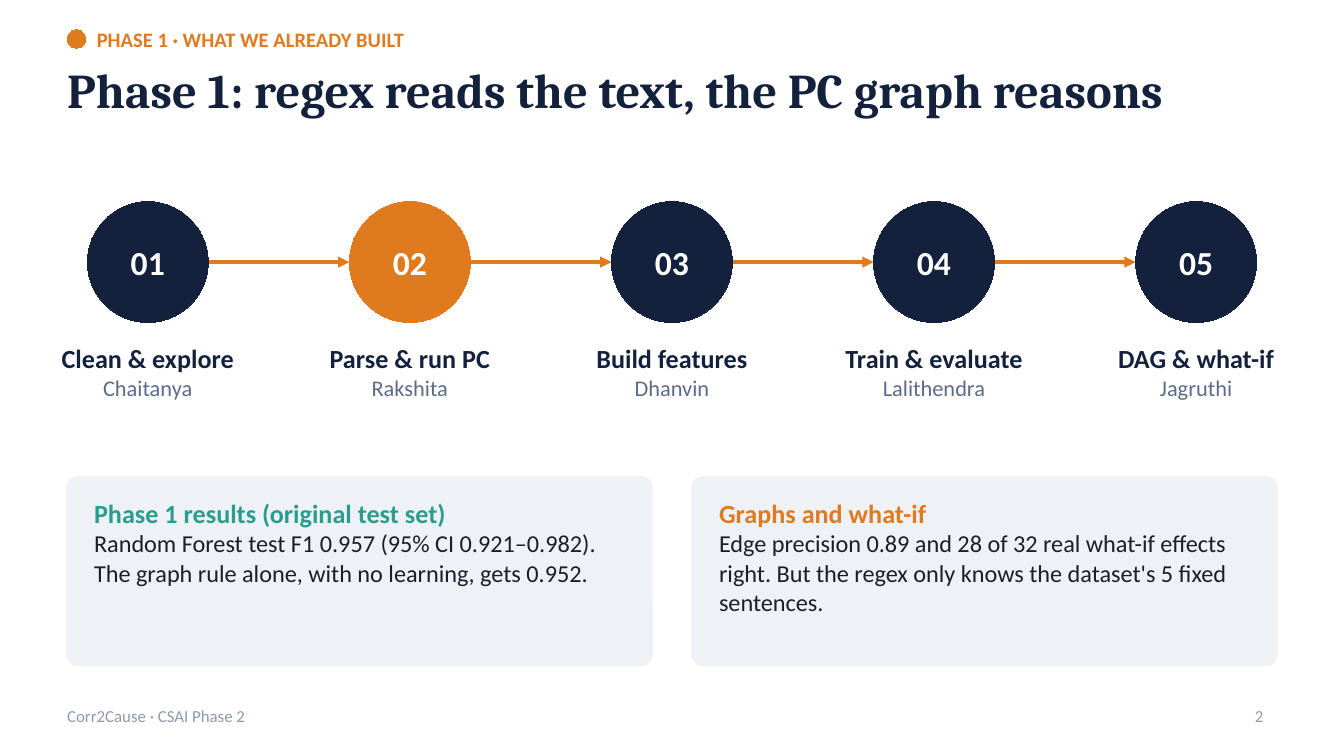
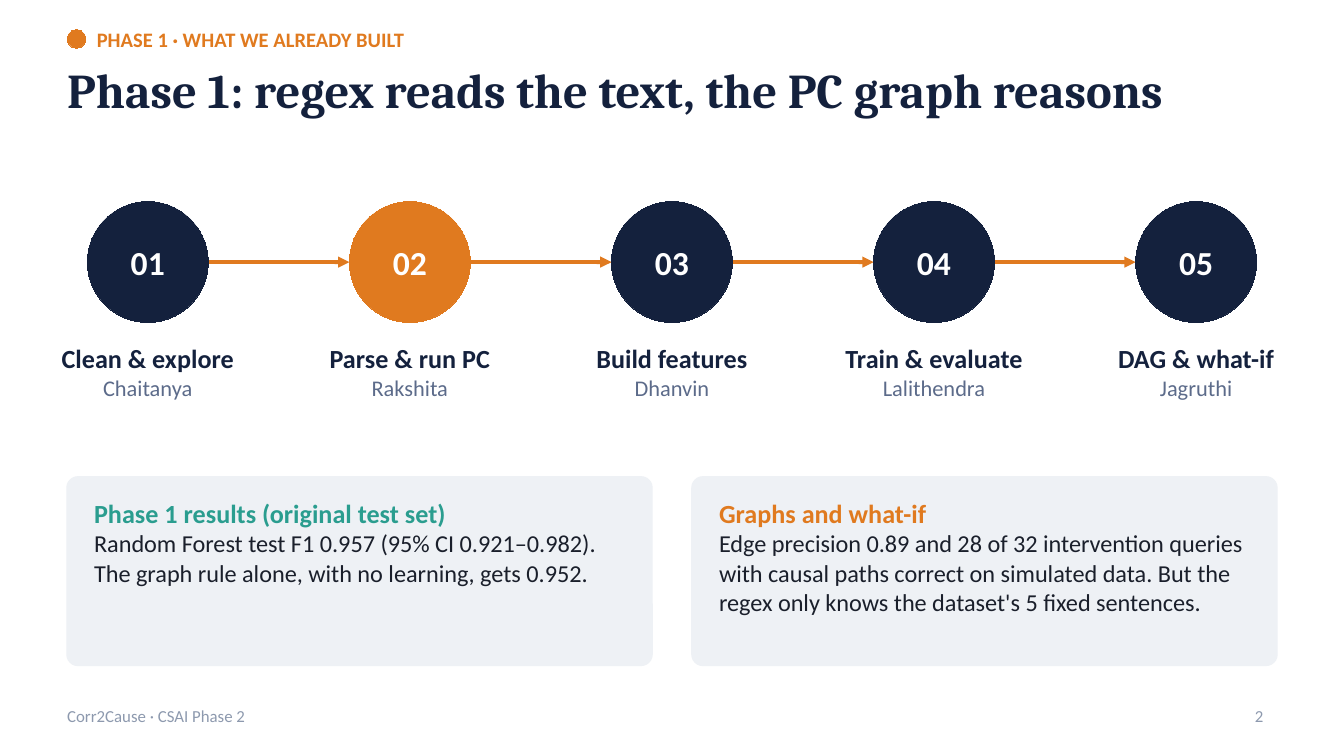
Before and after one commit to Dhanvin1520/Neuro-Symbolic-Causal-Inference-project, a slide deck: slide 2 of report/phase2_presentation.pptx. Drawn at 1344x756 pixels with LibreOffice and Linux fonts; fonts in the diff are those of the drawing. Boxes give left, top, right and bottom in pixels: in the first picture for what was removed or moved away, otherwise in the second. Text is boxed around its words. In the diff, an @@ line names an element or a change of style, - is before the commit and + after.

Commit message:
clarify review, simulation and baseline wording in phase 2 deck and report

```diff
--- a/report/phase2_presentation.pptx
+++ b/report/phase2_presentation.pptx
@@ text at (x1=719, y1=535, x2=1242, y2=615): text changed @@
-Edge precision 0.89 and 28 of 32 real what-if effects right. But the regex only knows the dataset's 5 fixed sentences.
+Edge precision 0.89 and 28 of 32 intervention queries with causal paths correct on simulated data. But the regex only knows the dataset's 5 fixed sentences.
```
Also in this commit, not shown: 8 other slides changed, 2 other files.
